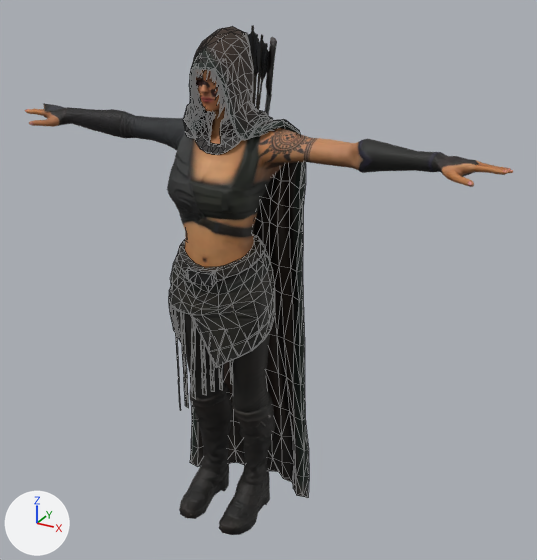
Two versions of the glTF model src/assets/models/wizard/char-black-witch.glb, one commit apart.
Before and after are seen from a camera (50 mm lens) standing at (1.278, -2.059, 1.996) and looking at (0.106, 0.071, 0.931). Lighting does not change. The marker at lower left points along +X, +Y and +Z. The first picture is the older version. Mesh edges are drawn as thin lines on the coarser meshes. Where no turn or scale is listed for an object, it has been applied to the vertices. Vertices at exactly the same position are counted once.

The scene before the commit, as lines of its bpy script (objects in view):
```python
me_arissa_body_geo = bpy.data.meshes.new('arissa:Body_Geo')
me_arissa_body_geo.from_pydata(...)  # 2159 vertices, 4214 faces; spans x -0.91..0.91, y -0.24..0.1, z 0.0..1.76
me_arissa_body_geo.materials.append(mat_arissa_mat)
me_arissa_cloak_geo = bpy.data.meshes.new('arissa:Cloak_Geo')
me_arissa_cloak_geo.from_pydata(...)  # 1408 vertices, 2352 faces; spans x -0.28..0.29, y -0.17..0.18, z -0.01..1.79
me_arissa_cloak_geo.materials.append(mat_arissa_mat)
me_arissa_skirt_geo = bpy.data.meshes.new('arissa:Skirt_Geo')
me_arissa_skirt_geo.from_pydata(...)  # 430 vertices, 756 faces; spans x -0.202..0.189, y -0.205..0.1, z 0.42..1.111
me_arissa_skirt_geo.materials.append(mat_arissa_mat)
ob_arissa_body_geo = bpy.data.objects.new('arissa:Body_Geo', me_arissa_body_geo)
ob_arissa_body_geo.location = (0.0, 0.0, 0.0)
ob_arissa_cloak_geo = bpy.data.objects.new('arissa:Cloak_Geo', me_arissa_cloak_geo)
ob_arissa_cloak_geo.location = (0.0, 0.0, 0.0)
ob_arissa_skirt_geo = bpy.data.objects.new('arissa:Skirt_Geo', me_arissa_skirt_geo)
ob_arissa_skirt_geo.location = (0.0, 0.0, 0.0)
# also in view: 'arissa:Weapons_Geo' at (-0.002, 0.15, 1.392)
```
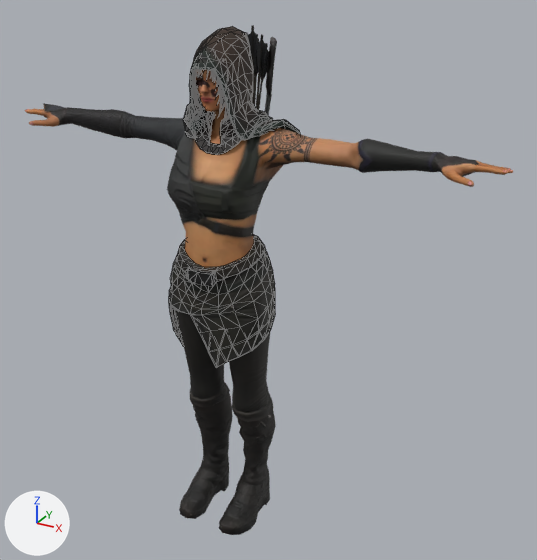
Boxes [x1, y1, x2, y2] around the edits, measured in the pictures (537 x 560 px):
'arissa:Cloak_Geo', reshaped (7% narrower, 73% shorter): before [183, 26, 309, 498]; after [183, 26, 300, 155]
'arissa:Skirt_Geo', reshaped (24% shorter): before [169, 234, 275, 410]; after [169, 234, 275, 368]
part 1 of me_arissa_cloak_geo, deleted: before [190, 162, 309, 498]
part 2 of me_arissa_skirt_geo, deleted: before [174, 309, 233, 410]

The edits, one by one:
me_arissa_cloak_geo is used by ob_arissa_cloak_geo; location (0.0, 0.0, 0.0).
me_arissa_cloak_geo had 1408 vertices, 2352 faces and spanned x -0.28..0.29, y -0.17..0.18, z -0.01..1.79.
me_arissa_cloak_geo now has 1084 vertices, 1704 faces and spans x -0.22..0.23, y -0.17..0.17, z 1.37..1.79.
me_arissa_cloak_geo part 1: 324 vertices removed from x -0.28..0.29, y 0.02..0.18, z -0.01..1.36.
me_arissa_skirt_geo is used by ob_arissa_skirt_geo; location (0.0, 0.0, 0.0).
me_arissa_skirt_geo had 430 vertices, 756 faces and spanned x -0.202..0.189, y -0.205..0.1, z 0.42..1.111.
me_arissa_skirt_geo now has 318 vertices, 574 faces and spans x -0.202..0.189, y -0.205..0.1, z 0.647..1.111.
me_arissa_skirt_geo part 2: 7 loose pieces with 112 vertices, spanning x -0.169..0.101, y -0.158..-0.125, z 0.42..0.886, are deleted.
